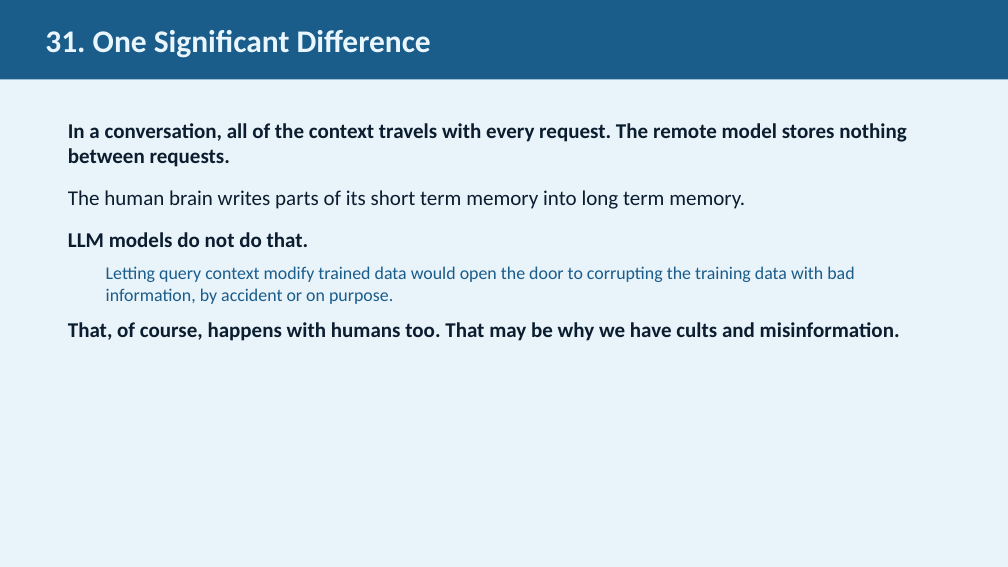
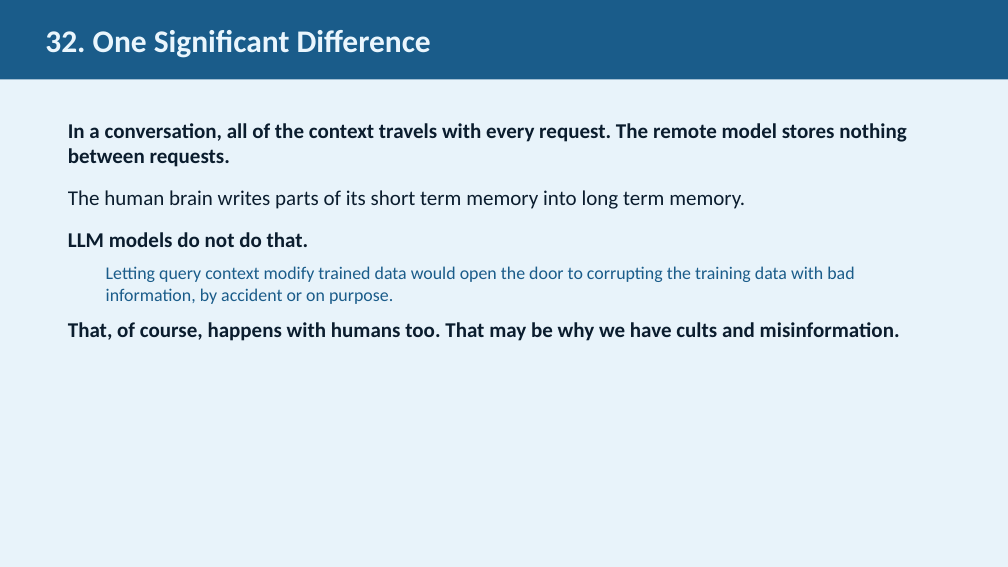
Before and after one commit to JimFawcett/NewSite, a slide deck: slide 32 of AI Presentation 2026/AI_Presentation.pptx (slide 31 before the commit). Drawn at 1008x567 pixels with LibreOffice and Linux fonts; fonts in the diff are those of the drawing. Boxes give left, top, right and bottom in pixels: in the first picture for what was removed or moved away, otherwise in the second. Text is boxed around its words. In the diff, an @@ line names an element or a change of style, - is before the commit and + after.

```diff
--- a/AI Presentation 2026/AI_Presentation.pptx
+++ b/AI Presentation 2026/AI_Presentation.pptx
@@ text in rectangle at bbox=[45, 30, 431, 58]: text changed @@
-31. One Significant Difference
+32. One Significant Difference
```
Also in this commit, not shown: 14 other slides changed, 1 slide added.
